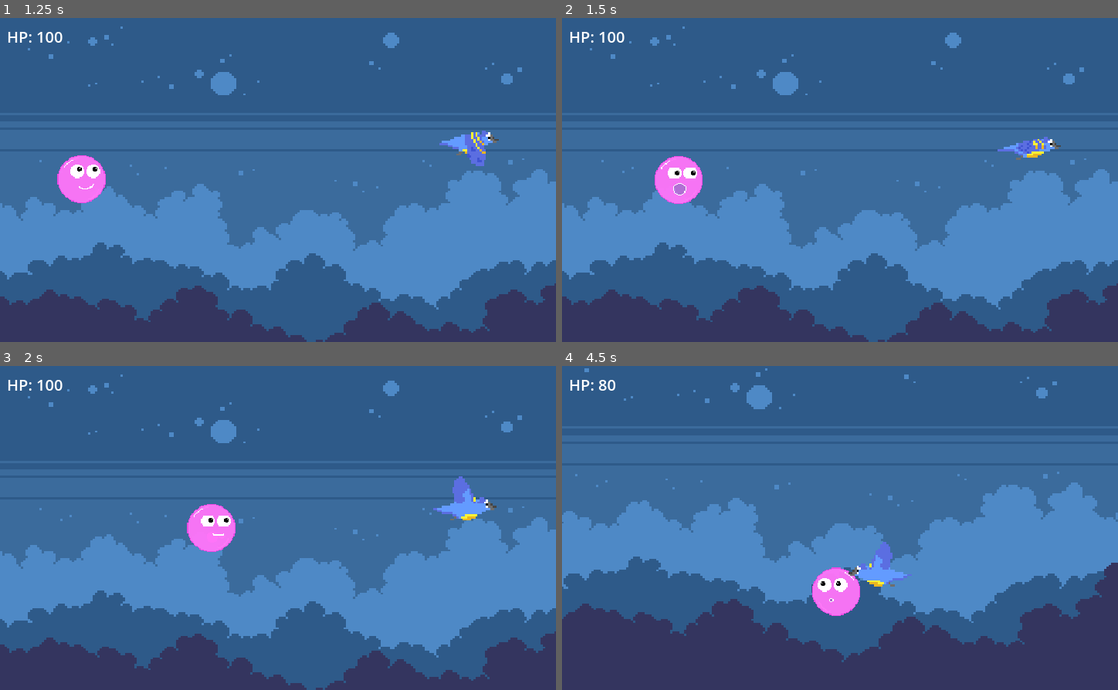
Above: before the commit, frames 1-4 (two rows, left to right).
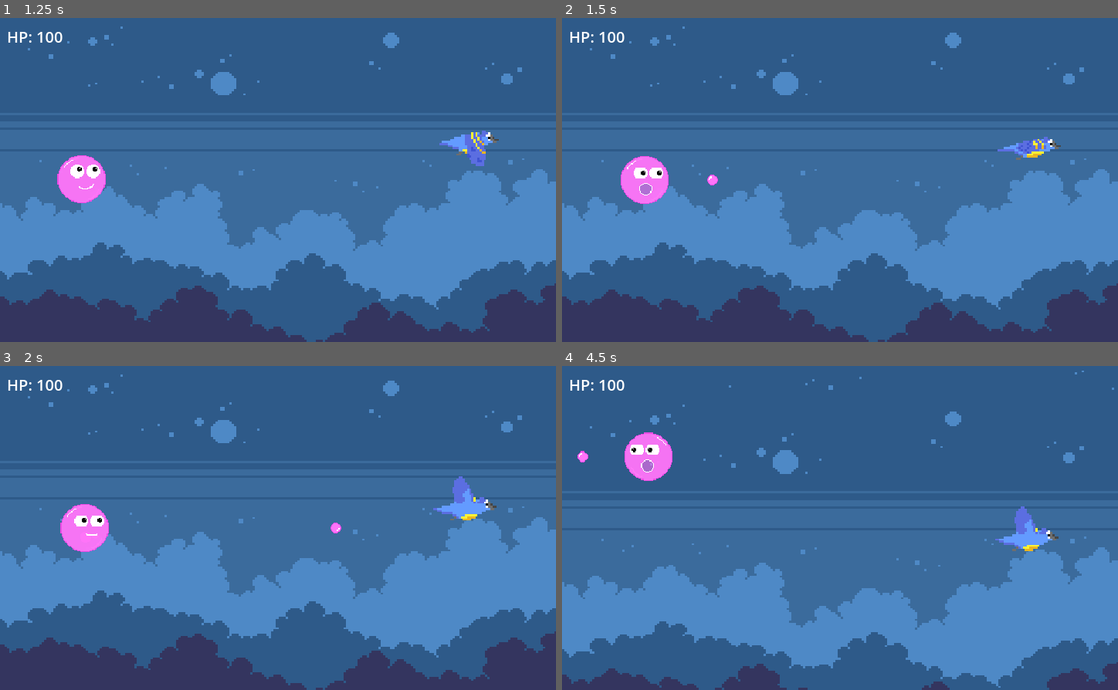
Above: after the commit, the same moments.

Repository: Laxerem/BubleGum-GlobalGJ-2025-
Game: Godot game, scene res://Scenes/menu.tscn
The game is run twice, just before and just after one commit, with the same random seed, the same clock (stepped at 60 frames per second) and the same inputs.
Inputs (mouse positions are in pixels of both pictures, inside the frame that each line leads up to):
- Up to frame 1 (1.25 s): click "Play" at 0.5 s
- Up to frame 2 (1.5 s): move the mouse to (962, 163) at 1.27 s; press the mouse at (962, 163) at 1.28 s; hold D (move_right) from 1.28 s (still down)
- Up to frame 3 (2 s): keep holding D (move_right)
- Up to frame 4 (4.5 s): move the mouse to (728, 544) at 2.02 s; release D (move_right) at 2.03 s; release the mouse at (728, 544) at 2.03 s; hold S (move_down) 2.03-2.78 s; click (728, 544) at 2.1 s; move the mouse to (895, 456) at 2.77 s; press the mouse at (895, 456) at 2.78 s; hold D (move_right) 2.78-3.53 s; move the mouse to (812, 592) at 3.52 s; release the mouse at (812, 592) at 3.53 s; hold W (move_up) 3.53-4.28 s; click (812, 592) at 3.6 s; move the mouse to (1006, 576) at 4.27 s; press the mouse at (1006, 576) at 4.28 s; hold A (move_left) from 4.28 s (still down)

Frame 1 is identical in both runs. In frame 2, 1.8% of the frame differs, in the area x 10-29%, y 42-58%; in frame 3, 2.1%; in frame 4, 48%, in the area x 0-100%, y 0-100%.

Commit message:
Add_shoot

Diff:
--- a/Scenes/bullet.tscn
+++ b/Scenes/bullet.tscn
@@ -5,20 +5,29 @@
 [sub_resource type="GDScript" id="GDScript_uciek"]
 script/source = "extends Area2D
 
-var speed = 5
+@export var speed: float = 400  # Скорость пули
+var direction: Vector2 = Vector2.ZERO  # Направление пули
+
 @onready var anim = $AnimatedSprite2D
 
-# Called every frame. 'delta' is the elapsed time since the previous frame.
+func shoot(dir: Vector2) -> void:
+	direction = dir.normalized()  # Сохраняем и нормализуем направление
+
 func _physics_process(delta: float) -> void:
-	position += transform.x * speed
-	anim.play(\"Shoot\")
-	await anim.animation_finished
+	# Перемещаем пулю в заданном направлении
+	position += direction * speed * delta
 
+	# Запускаем анимацию
+	if not anim.is_playing():
+		anim.play(\"Shoot\")
 
+	# Удаляем пулю, если она выходит за пределы экрана
+	if not get_viewport_rect().has_point(global_position):
+		queue_free()
 
 func _on_body_entered(body: Node2D) -> void:
 	if body.name == \"Birds\":
-		queue_free()
+		queue_free()  # Удаляем пулю при столкновении
 "
 
 [sub_resource type="CircleShape2D" id="CircleShape2D_famwp"]
--- a/Scenes/player.tscn
+++ b/Scenes/player.tscn
@@ -429,7 +429,7 @@
 [node name="AnimatedSprite2D" type="AnimatedSprite2D" parent="."]
 position = Vector2(-1, 0)
 sprite_frames = SubResource("SpriteFrames_boh36")
-animation = &"Atack"
+animation = &"Damage"
 autoplay = "Idle"
 
 [node name="Camera2D" type="Camera2D" parent="."]
--- a/Scripts/birds.gd
+++ b/Scripts/birds.gd
@@ -50,11 +50,13 @@
 	alive = false
 	velocity.x = 0
 	velocity.y = 0
-	anim.play("Death")
 	await anim.animation_finished
 	queue_free()
 
 func _on_death_body_entered(body: Node2D) -> void:
 	print(body.name)
 	if body.name == "Player":
-		body.health -= 20
+		body.take_damage(20)
+		speed = 0
+		await get_tree().create_timer(1.0).timeout # Задержка на 1 секунду
+		speed = 100
--- /dev/null
+++ b/Scripts/mob.gd
@@ -0,0 +1,11 @@
+extends Node
+
+
+# Called when the node enters the scene tree for the first time.
+func _ready() -> void:
+	pass # Replace with function body.
+
+
+# Called every frame. 'delta' is the elapsed time since the previous frame.
+func _process(delta: float) -> void:
+	pass
--- a/Scripts/player.gd
+++ b/Scripts/player.gd
@@ -1,63 +1,82 @@
 extends CharacterBody2D
 
-const SPEED = 200 # Скорость персонажа
-@export var bullet : PackedScene
+class_name Player
 
+# Свойства
+@export var bullet: PackedScene  # Пуля
 @onready var anim = $AnimatedSprite2D
-var last_health = 100
-var health = 100
-var alive = true
-var damage_animation = false
+const SPEED = 200  # Скорость персонажа
+var health: int
+var alive: bool = true
+var is_animation_locked: bool = false
 
-func shoot():
-	damage_animation = true
-	anim.play("Atack")
+func _init() -> void:
+	# Инициализация значений
+	health = 100  # Задаем значение здоровья по умолчанию
+
+func shoot() -> void:
+	# Воспроизводим анимацию атаки
+	play_anim("Atack", true)
+	# Создаем экземпляр пули
 	var bul = bullet.instantiate()
+	# Добавляем пулю в дерево сцены
 	get_tree().root.add_child(bul)
-	await anim.animation_finished
-	damage_animation = false
+	# Устанавливаем начальную позицию пули
+	bul.global_position = $Node2D/Marker2D.global_position
+	# Определяем направление пули в зависимости от взгляда персонажа
+	var direction = Vector2.RIGHT if not anim.flip_h else Vector2.LEFT
+	# Устанавливаем направление для пули
+	bul.shoot(direction)
 
-func _physics_process(delta):
-	if alive:
-		# Управление движением
-		velocity = Vector2.ZERO
+func take_damage(count: int) -> void:
+	health -= count
+	if health <= 0:
+		death()
+	else:
+		play_anim("Damage", true)
+
+func death() -> void:
+	alive = false
+	await play_anim("Death", true)
+	queue_free()  # Удаляем объект после смерти
+	get_tree().call_deferred("change_scene_to_file", "res://Scenes/menu.tscn")
+
+func play_anim(anim_name: String, lock: bool = false) -> void:
+	is_animation_locked = lock
+	anim.play(anim_name)
+	if lock:
+		await anim.animation_finished
+		is_animation_locked = false
+
+func _physics_process(delta: float) -> void:
+	if not alive:
+		return  # Если персонаж мертв, не обрабатываем физику
+
+	# Управление движением
+	velocity = Vector2.ZERO
+	if not is_animation_locked:  # Блокируем управление во время важной анимации
 		if Input.is_action_pressed("move_right"):
 			velocity.x += SPEED
 			anim.flip_h = false
 		if Input.is_action_pressed("move_left"):
 			velocity.x -= SPEED
 			anim.flip_h = true
+
 		if Input.is_action_pressed("move_up"):
 			velocity.y -= SPEED
 		if Input.is_action_pressed("move_down"):
 			velocity.y += SPEED
-		if Input.is_action_pressed("Left_click") and damage_animation == false:
+
+		# Если нажата кнопка стрельбы
+		if Input.is_action_pressed("Left_click"):
 			shoot()
-		if velocity != Vector2.ZERO:
-			velocity = velocity.normalized() * SPEED
-			if damage_animation == false:
-				anim.play("Run")
-		else:
-			if damage_animation == false:
-				anim.play("Idle")
 
+	# Обновление анимации движения
+	if velocity != Vector2.ZERO and not is_animation_locked:
+		velocity = velocity.normalized() * SPEED
+		play_anim("Run")
+	elif not is_animation_locked:
+		play_anim("Idle")
+
+	# Перемещение
 	move_and_slide()
-
-func death():
-	alive = false
-	velocity = Vector2.ZERO
-	anim.play("Death")
-	await anim.animation_finished
-	queue_free()
-	get_tree().call_deferred("change_scene_to_file", "res://Scenes/menu.tscn")
-
-func _process(delta):
-	if health < last_health and health > 0:
-		damage_animation = true
-		anim.play("Damage")
-		await anim.animation_finished
-		last_health = health
-		damage_animation = false
-
-	if health <= 0:
-		death()
